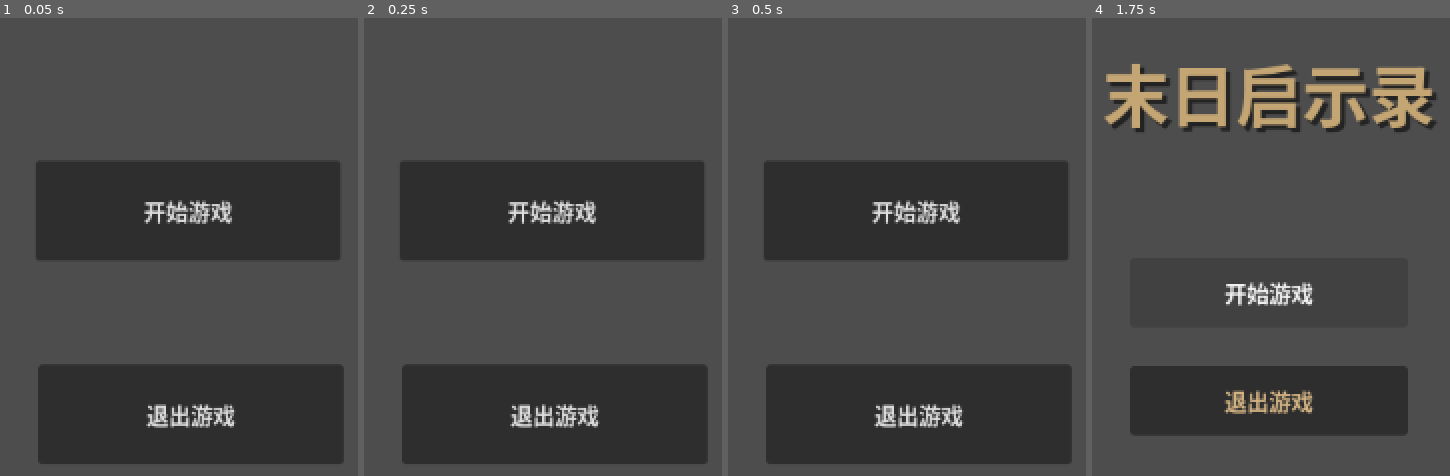
Above: before the commit, frames 1-4 (left to right).
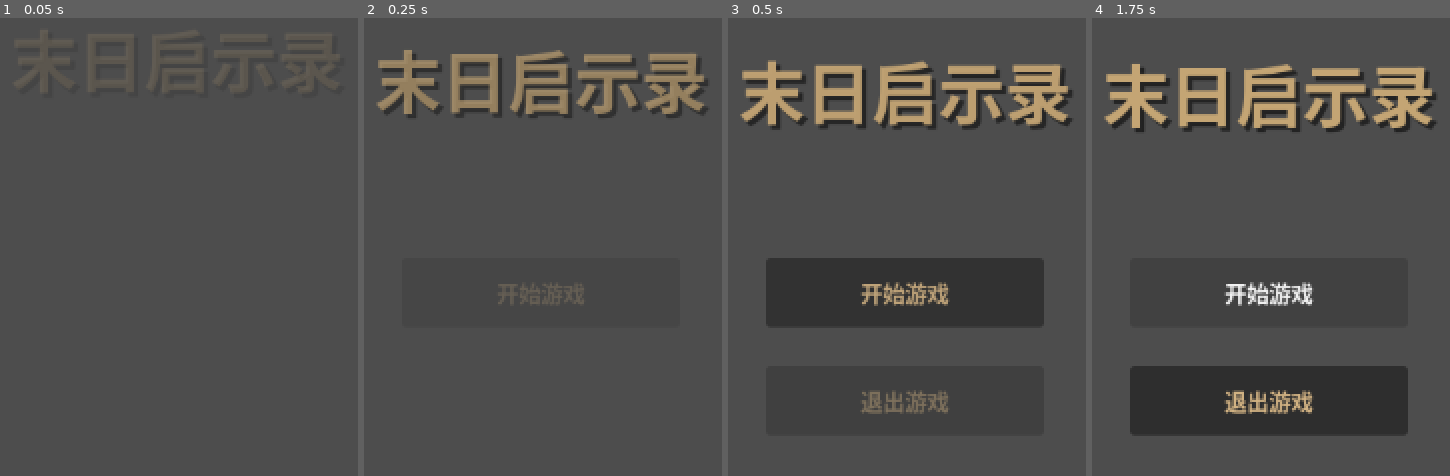
Above: after the commit, the same moments.

Repository: YuliannusYin/MaximumApocalypse
Game: Godot game, scene res://godot/main.tscn
The game is run twice, just before and just after one commit, with the same random seed, the same clock (stepped at 60 frames per second) and the same inputs.
Inputs:
- Up to frame 1 (0.05 s): no input
- Up to frame 2 (0.25 s): no input
- Up to frame 3 (0.5 s): no input
- Up to frame 4 (1.75 s): click "开始游戏" at 0.5 s; click "开始游戏" at 1.25 s

The runs differ from the first frame. In frame 1, 36% of the frame differs, in the area x 10-97%, y 31-98%; in frame 2, 43%; in frame 3, 44%, in the area x 3-97%, y 9-98%; in frame 4, nothing differs.

Commit message:
feat: 新增游戏核心循环与基础管理模块
新增GameLoopManager实现回合制游戏流程，补全GameState配置与常量定义，更新RuleEngine与main场景初始逻辑，调整部分数据默认值

Diff:
--- /dev/null
+++ b/godot/GameLoopManager.gd
@@ -0,0 +1,61 @@
+# GameLoopManager.gd
+extends Node
+
+# 引用其他的管理器（根据你项目的实际节点路径调整）
+@onready var rule_engine = $RuleEngine
+@onready var map_board = $MapBoard
+@onready var ui_manager = $UIManager
+
+# 启动游戏循环
+func start_game():
+	print("游戏开始，初始化数据...")
+	# 1. 铺设地图、洗牌、初始化玩家等（调用之前的 MapGenerator）
+	# 2. 决定先手玩家
+
+	GameState.current_turn = 1
+	GameState.active_player_id = GameState.players.keys()[0]
+
+	# 进入无限回合循环，直到游戏结束
+	while GameState.game_status == Enums.GameStatus.PLAYING:
+		await run_player_turn(GameState.active_player_id)
+
+		# 回合交替逻辑：顺时针切换当前玩家
+		rule_engine._switch_to_next_player()
+
+	# 循环跳出，说明游戏结束
+	rule_engine._handle_game_over()
+
+# 处理单个玩家的完整回合
+func run_player_turn(player_id: String):
+	print("--- 玩家 " + player_id + " 的回合开始 ---")
+
+	# 阶段 1: 怪物出生
+	GameState.current_phase = Enums.GamePhase.SPAWN
+	GameState.phase_changed.emit(GameState.current_phase)
+	await rule_engine._process_spawn_phase()
+	if rule_engine._is_game_over(): return
+
+	# 阶段 2: 玩家抽牌
+	GameState.current_phase = Enums.GamePhase.DRAW
+	GameState.phase_changed.emit(GameState.current_phase)
+	await rule_engine._process_draw_phase(player_id)
+	if rule_engine._is_game_over(): return
+
+	# 阶段 3: 执行行动（核心交互阶段）
+	GameState.current_phase = Enums.GamePhase.ACTION
+	GameState.phase_changed.emit(GameState.current_phase)
+	await rule_engine._process_action_phase(player_id)
+	if rule_engine._is_game_over(): return
+
+	# 阶段 4: 增加饥饿值与结算伤害
+	GameState.current_phase = Enums.GamePhase.HUNGER
+	GameState.phase_changed.emit(GameState.current_phase)
+	await rule_engine._process_hunger_phase(player_id)
+	if rule_engine._is_game_over(): return
+
+	# 阶段 5: 怪物攻击
+	GameState.current_phase = Enums.GamePhase.MONSTER_ATTACK
+	GameState.phase_changed.emit(GameState.current_phase)
+	await rule_engine._process_monster_attack_phase(player_id)
+
+	print("--- 玩家 " + player_id + " 的回合结束 ---")
--- a/godot/GameState.gd
+++ b/godot/GameState.gd
@@ -28,7 +28,7 @@
 var players: Dictionary = {} # Dictionary[String, PlayerState]
 
 # 任务目标进度
-var required_fuel: int = 3
+var required_fuel: int = 4
 var current_fuel_in_van: int = 0
 
 # 信号（用于解耦数据与 UI 表现层）
--- a/godot/RuleEngine.gd
+++ b/godot/RuleEngine.gd
@@ -1,3 +1,8 @@
+extends Node
+@onready var map_board = $MapBoard
+@onready var ui_manager = $UIManager
+
+
 # RuleEngine.gd 中
 func execute_monster_spawn(dice_1: int, dice_2: int):
 	var X = dice_1 + dice_2
@@ -5,8 +10,8 @@
 
 	for pos in state.map_grid.keys():
 		var tile = state.map_grid[pos]
-		# 假设 tile_data 是预先加载的 MapTileData 资源
-		var tile_data: MapTileData = tile["data"]
+		# 假设 tile_data 是预先加载的 MapBlockData 资源
+		var tile_data: MapBlockData = tile["data"]
 
 		if tile["is_revealed"] and X in tile_data.spawn_values:
 			if tile["monster_tokens"] < 3:
@@ -59,3 +64,124 @@
 
 			for i in range(count):
 				draw_monster_card_to_player(player_id)
+
+
+func _process_spawn_phase():
+	# 1. 摇两个六面骰
+	var d1 = randi_range(1, 6)
+	var d2 = randi_range(1, 6)
+
+	# 2. 通知 UI 表现层显示摇骰子动画
+	ui_manager.play_dice_animation(d1, d2)
+	await ui_manager.dice_animation_finished # 等待 UI 播完动画
+
+	# 3. 运行规则引擎计算：放置标记或让玩家抓怪物卡
+	rule_engine.execute_monster_spawn(d1, d2)
+
+	# 4. 给玩家短暂的视觉停留时间（例如0.5秒看清哪里出了怪）
+	await get_tree().create_timer(0.5).timeout
+
+
+func _process_draw_phase(player_id: String):
+	var player = GameState.players[player_id]
+
+	# 规则检查：牌库是否空了
+	if player.deck.size() == 0:
+		rule_engine.kill_player(player_id)
+		return
+
+	# 规则执行：摸牌
+	var drawn_card = player.deck.pop_front()
+	player.hand.append(drawn_card)
+
+	# 通知 UI 播放摸牌动效
+	ui_manager.play_draw_card_anim(player_id, drawn_card)
+	await ui_manager.draw_card_anim_finished
+
+
+# 一个类内部的异步信号催化剂
+signal action_phase_finished
+
+func _process_action_phase(player_id: String):
+	var player = GameState.players[player_id]
+	player.action_points = 4 # 重置行动点
+
+	# 允许 UI 响应玩家的操作点击（移动、攻击、拾荒、点卡牌）
+	ui_manager.enable_player_controls(player_id)
+
+	# 【核心挂起】代码会在这里死死卡住，直到玩家把 4 点行动点用完，
+	# 或者在 UI 上点击了 "结束行动阶段" 按钮触发了此信号。
+	await action_phase_finished
+
+	# 禁用 UI 响应，防止玩家在非行动阶段乱点
+	ui_manager.disable_player_controls()
+
+# 这个函数由 UI 界面上的“结束回合”按钮点击时调用
+func _on_ui_end_turn_button_pressed():
+	action_phase_finished.emit()
+
+func _process_hunger_phase(player_id: String):
+	var player = GameState.players[player_id]
+
+	# 饥饿度自增
+	player.hunger_level += 1
+
+	if player.hunger_level >= 6:
+		if not player.is_starving:
+			# 第一次进入饥饿：角色卡翻面
+			player.is_starving = true
+			player.starving_damage_stage = 1 # 进入承受2点伤害阶段
+			ui_manager.show_character_flip_anim(player_id)
+			await ui_manager.flip_anim_finished
+
+		# 根据伤害阶段扣血 (2, 4, 6, 8)
+		var dmg = player.starving_damage_stage * 2
+		rule_engine.apply_damage_to_player(player_id, dmg, true) # true 代表无视护甲/不可避免
+
+		# 晋升到下一个更痛的伤害阶段
+		player.starving_damage_stage += 1
+
+		# 飘字提示玩家饿肚子掉血
+		ui_manager.show_damage_floating_text(player_id, dmg, "饥饿!")
+		await get_tree().create_timer(0.8).timeout
+
+
+func _process_monster_attack_phase(player_id: String):
+	# 获取所有正在纠缠该玩家的运行时怪物
+	var monsters = rule_engine.get_monsters_engaged_with(player_id)
+
+	for monster in monsters:
+		# 结算伤害
+		rule_engine.apply_damage_to_player(player_id, monster.damage, false)
+
+		# 播放怪物咬人/攻击动画
+		ui_manager.play_monster_attack_anim(monster.id, player_id)
+		await ui_manager.monster_attack_anim_finished
+
+		# 每次怪物咬完，检查一下玩家有没有暴毙，死了就不用被后面的怪咬了
+		if _is_game_over(): return
+
+# 顺时针轮转玩家
+func _switch_to_next_player():
+	var keys = GameState.players.keys()
+	var current_index = keys.find(GameState.active_player_id)
+	var next_index = (current_index + 1) % keys.size()
+	GameState.active_player_id = keys[next_index]
+
+	# 如果轮了一圈回到第一个人，回合总计数 +1
+	if next_index == 0:
+		GameState.current_turn += 1
+
+# 判定游戏是否结束
+func _is_game_over() -> bool:
+	# 每次关键伤害或事件后调用
+	if GameState.game_status != Enums.GameStatus.PLAYING:
+		return true
+	return false
+
+# 处理输赢结局
+func _handle_game_over():
+	if GameState.game_status == Enums.GameStatus.VICTORY:
+		ui_manager.show_victory_screen()
+	elif GameState.game_status == Enums.GameStatus.DEFEAT:
+		ui_manager.show_defeat_screen()
--- a/godot/main.gd
+++ b/godot/main.gd
@@ -4,7 +4,8 @@
 # Called when the node enters the scene tree for the first time.
 func _ready() -> void:
 	pass # Replace with function body.
-
+	var scene_game = preload("res://godot/menu.tscn")
+	get_tree().change_scene_to_packed(scene_game)
 
 # Called every frame. 'delta' is the elapsed time since the previous frame.
 func _process(delta: float) -> void:
--- a/project.godot
+++ b/project.godot
@@ -18,6 +18,7 @@
 [autoload]
 
 Enums="*uid://buvwmjhq41w3f"
+GameState="*uid://ci33mkua1qnqq"
 
 [physics]
 
Not shown, added: godot/GameLoopManager.gd.uid
Empty file added: godot/MapBoard.gd
Not shown, added: godot/MapBoard.gd.uid
Empty file added: godot/UIManager.gd
Not shown, added: godot/UIManager.gd.uid
Not shown, changed: README.md
